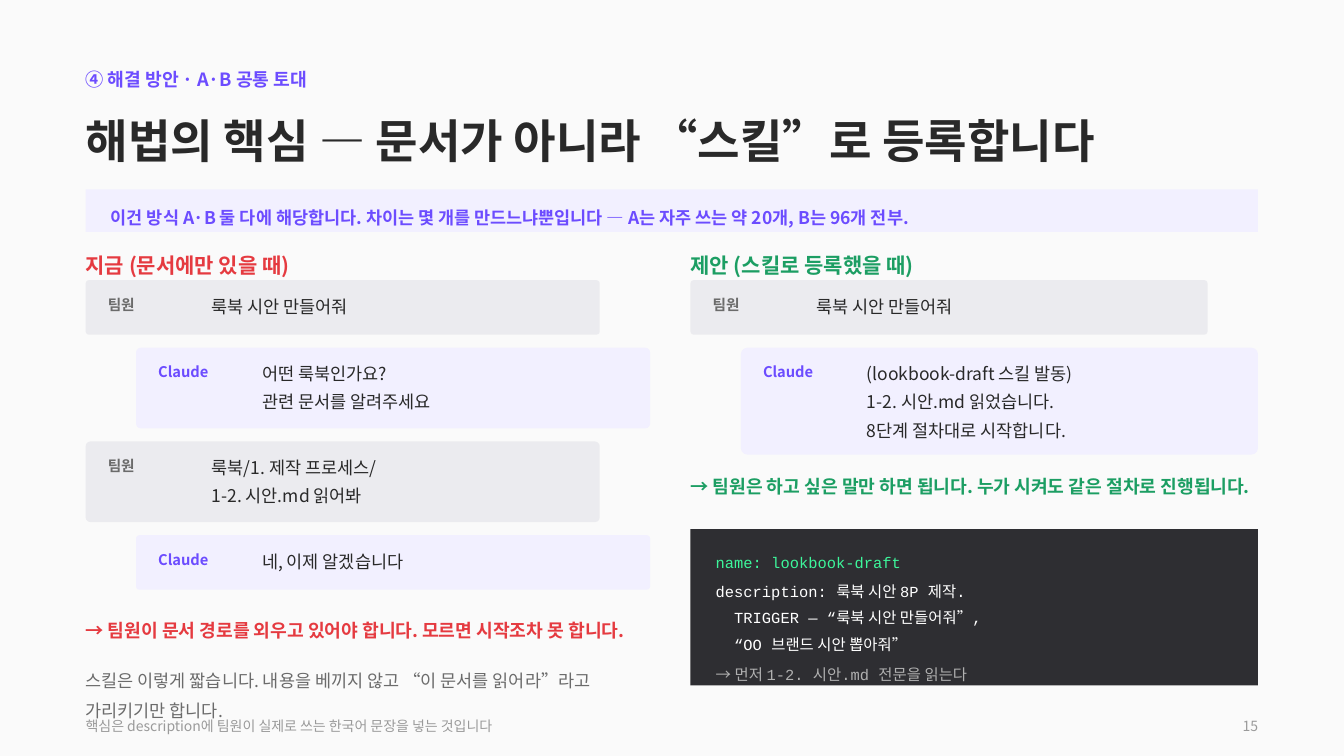
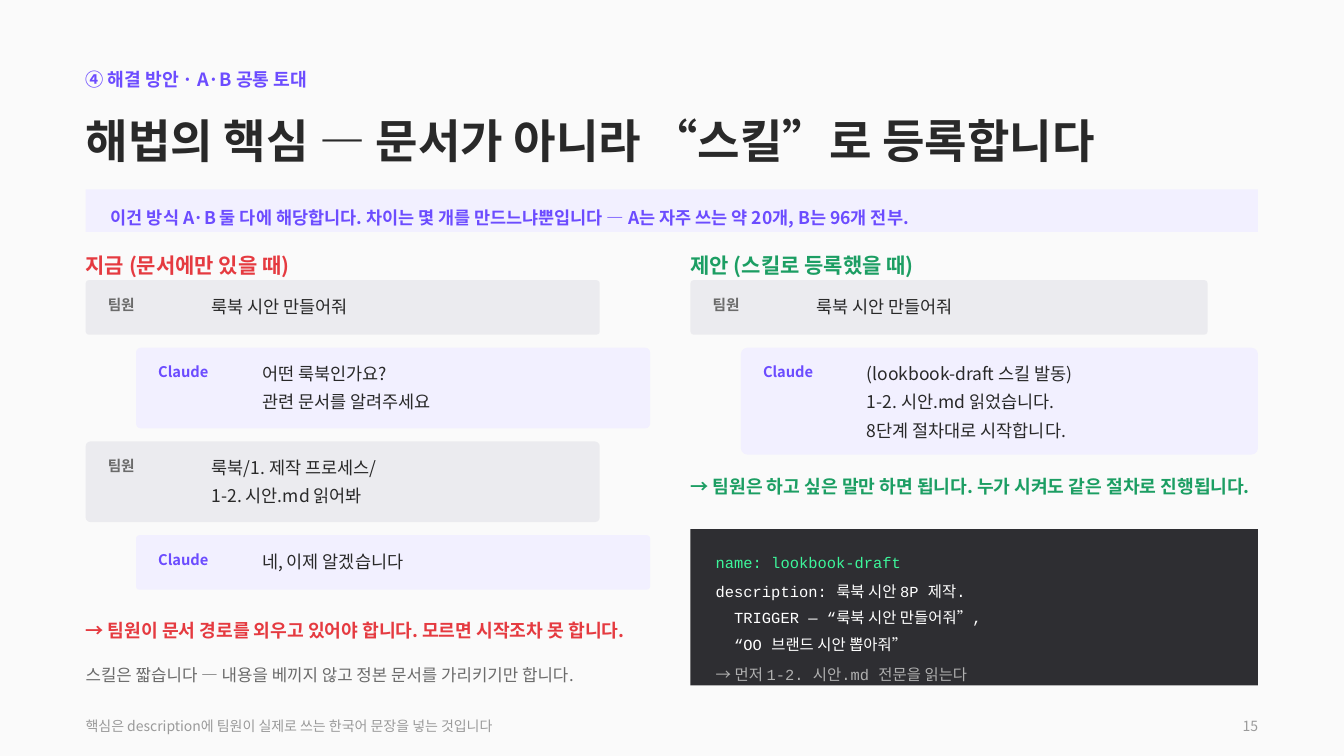
Before and after one commit to CdBd-in/design, a slide deck: slide 15 of CdBd 문서 체계 진단 및 개편 제안.pptx. Drawn at 1344x756 pixels with LibreOffice and Linux fonts; fonts in the diff are those of the drawing. Boxes give left, top, right and bottom in pixels: in the first picture for what was removed or moved away, otherwise in the second. Text is boxed around its words. In the diff, an @@ line names an element or a change of style, - is before the commit and + after.

```diff
--- a/CdBd 문서 체계 진단 및 개편 제안.pptx
+++ b/CdBd 문서 체계 진단 및 개편 제안.pptx
@@ text at [86,667,574,683]: text changed; size 12.5 to 12 pt @@
-스킬은 이렇게 짧습니다. 내용을 베끼지 않고 “이 문서를 읽어라”라고 가리키기만 합니다.
+스킬은 짧습니다 — 내용을 베끼지 않고 정본 문서를 가리키기만 합니다.
```
Also in this commit, not shown: 1 other slide changed.
